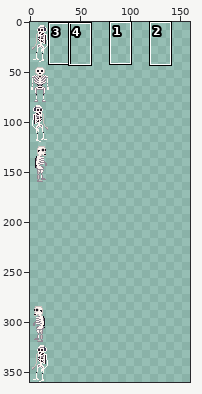
Two states of a pixel-art file, images/skeleton.aseprite. The first picture is a wide view before the edit; the outline marks the close-up.
Close-up. Before the commit:
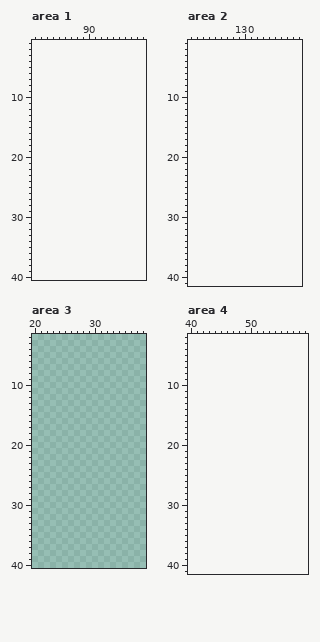
40x360 pixels, 1 frame. Shown: area 1: x 81..99, y 1..40; area 2: x 121..139, y 1..41; area 3: x 20..38, y 2..40; area 4: x 40..59, y 2..41. The old version is drawn lined up with the new one, on the new canvas. The commit also changed other parts of the picture, which this record leaves out.
The same view after the edit:
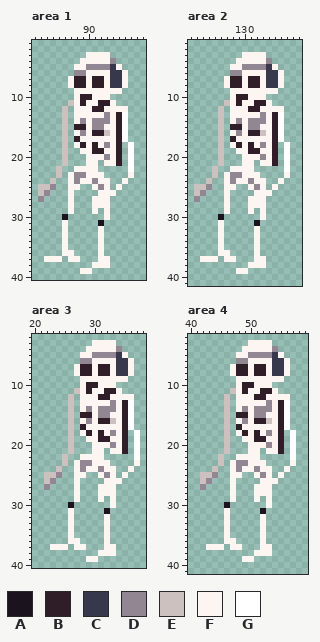
Palette (. is transparent): A #1b141e  B #2f1d28  C #38384c  D #918692  E #ccc1be  F #fdf5f1  G #ffffff
Change:
canvas 40x360 -> 160x360
Changed rows in their new state; - is an unchanged pixel.
Area 1:
first column x 82:
 3 --------FFFF----
 4 -------FFFFFD---
 5 ------FFDDDDCF--
 6 ------DDFFFFCCF-
 7 -----FBBFBBFCCF-
 8 -----FBBFBBFCCF-
 9 ------FFFFFFFF--
10 ------FBBFFF----
11 -----EFBFFBBF---
12 ----E-FFFBBFFFF-
13 ----E-FFFFFDFBG-
14 ----E-FDFDDDFBG-
15 ----E-BBFDDFFBG-
16 ----E-FDFBBEFBG-
17 ----E-BFFFFFFBG-
18 ----E-FBFBFDFB-G
19 ----E--FFBBFFB-G
20 ----E---FFFDFB-G
21 ----E---FF-FFB-G
22 ---E--FFFF-----G
23 ---E-FDDFFF----F
24 --E--FDFFDFF--F-
25 EED--FF--FDF-F--
26 ED---F----FFF---
27 D----F---FFF----
28 -----F---FFF----
29 -----F---F-F----
30 ----A------F----
31 ----F-----A-----
32 ----F-----F-----
33 ----F-----F-----
34 ----F-----F-----
35 ----F-----F-----
36 ----FF----F-----
37 -FFF-FF---FF----
38 ---------FFF----
39 -------FF-------
Area 2:
first column x 122:
 3 --------FFFF----
 4 -------FFFFFD---
 5 ------FFDDDDCF--
 6 ------DDFFFFCCF-
 7 -----FBBFBBFCCF-
 8 -----FBBFBBFCCF-
 9 ------FFFFFFFF--
10 ------FBBFFF----
11 -----EFBFFBBF---
12 ----E-FFFBBFFFF-
13 ----E-FFFFFDFBG-
14 ----E-FDFDDDFBG-
15 ----E-BBFDDFFBG-
16 ----E-FDFBBEFBG-
17 ----E-BFFFFFFBG-
18 ----E-FBFBFDFB-G
19 ----E--FFBBFFB-G
20 ----E---FFFDFB-G
21 ----E---FF-FFB-G
22 ---E--FFFF-----G
23 ---E-FDDFFF----F
24 --E--FDFFDFF--F-
25 EED--FF--FDF-F--
26 ED---F----FFF---
27 D----F---FFF----
28 -----F---FFF----
29 -----F---F-F----
30 ----A------F----
31 ----F-----A-----
32 ----F-----F-----
33 ----F-----F-----
34 ----F-----F-----
35 ----F-----F-----
36 ----FF----F-----
37 -FFF-FF---FF----
38 ---------FFF----
39 -------FF-------
Area 3:
first column x 22:
 3 --------FFFF----
 4 -------FFFFFD---
 5 ------FFDDDDCF--
 6 ------DDFFFFCCF-
 7 -----FBBFBBFCCF-
 8 -----FBBFBBFCCF-
 9 ------FFFFFFFF--
10 ------FBBFFF----
11 -----EFBFFBBF---
12 ----E-FFFBBFFFF-
13 ----E-FFFFFDFBG-
14 ----E-FDFDDDFBG-
15 ----E-BBFDDFFBG-
16 ----E-FDFBBEFBG-
17 ----E-BFFFFFFBG-
18 ----E-FBFBFDFB-G
19 ----E--FFBBFFB-G
20 ----E---FFFDFB-G
21 ----E---FF-FFB-G
22 ---E--FFFF-----G
23 ---E-FDDFFF----F
24 --E--FDFFDFF--F-
25 EED--FF--FDF-F--
26 ED---F----FFF---
27 D----F---FFF----
28 -----F---FFF----
29 -----F---F-F----
30 ----A------F----
31 ----F-----A-----
32 ----F-----F-----
33 ----F-----F-----
34 ----F-----F-----
35 ----F-----F-----
36 ----FF----F-----
37 -FFF-FF---FF----
38 ---------FFF----
39 -------FF-------
Area 4:
first column x 42:
 3 --------FFFF----
 4 -------FFFFFD---
 5 ------FFDDDDCF--
 6 ------DDFFFFCCF-
 7 -----FBBFBBFCCF-
 8 -----FBBFBBFCCF-
 9 ------FFFFFFFF--
10 ------FBBFFF----
11 -----EFBFFBBF---
12 ----E-FFFBBFFFF-
13 ----E-FFFFFDFBG-
14 ----E-FDFDDDFBG-
15 ----E-BBFDDFFBG-
16 ----E-FDFBBEFBG-
17 ----E-BFFFFFFBG-
18 ----E-FBFBFDFB-G
19 ----E--FFBBFFB-G
20 ----E---FFFDFB-G
21 ----E---FF-FFB-G
22 ---E--FFFF-----G
23 ---E-FDDFFF----F
24 --E--FDFFDFF--F-
25 EED--FF--FDF-F--
26 ED---F----FFF---
27 D----F---FFF----
28 -----F---FFF----
29 -----F---F-F----
30 ----A------F----
31 ----F-----A-----
32 ----F-----F-----
33 ----F-----F-----
34 ----F-----F-----
35 ----F-----F-----
36 ----FF----F-----
37 -FFF-FF---FF----
38 ---------FFF----
39 -------FF-------
Pixel boxes of the changes (left, top, right, bottom) in both close-ups:
added: (38, 52, 134, 274)
added: (194, 52, 290, 274)
added: (44, 340, 140, 562)
added: (200, 340, 296, 562)
